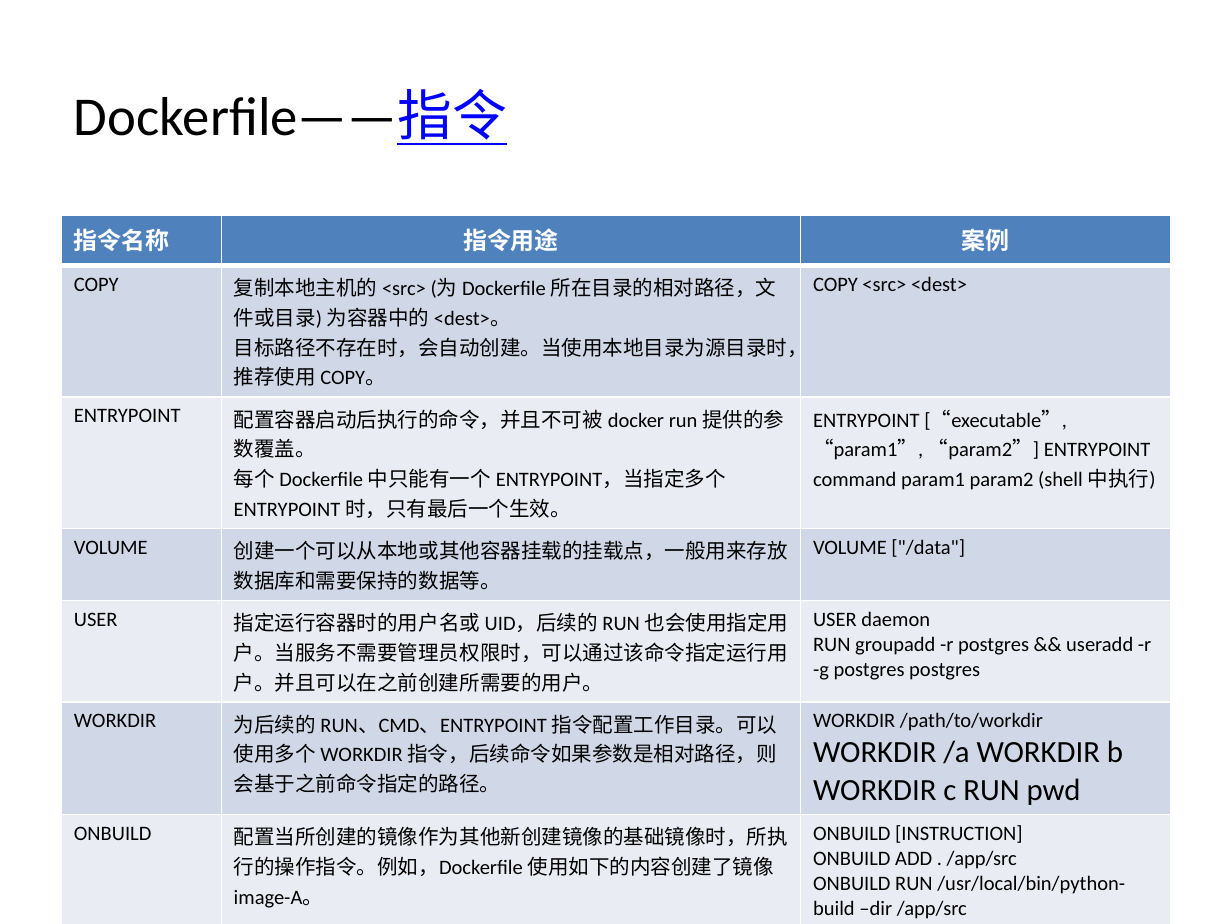
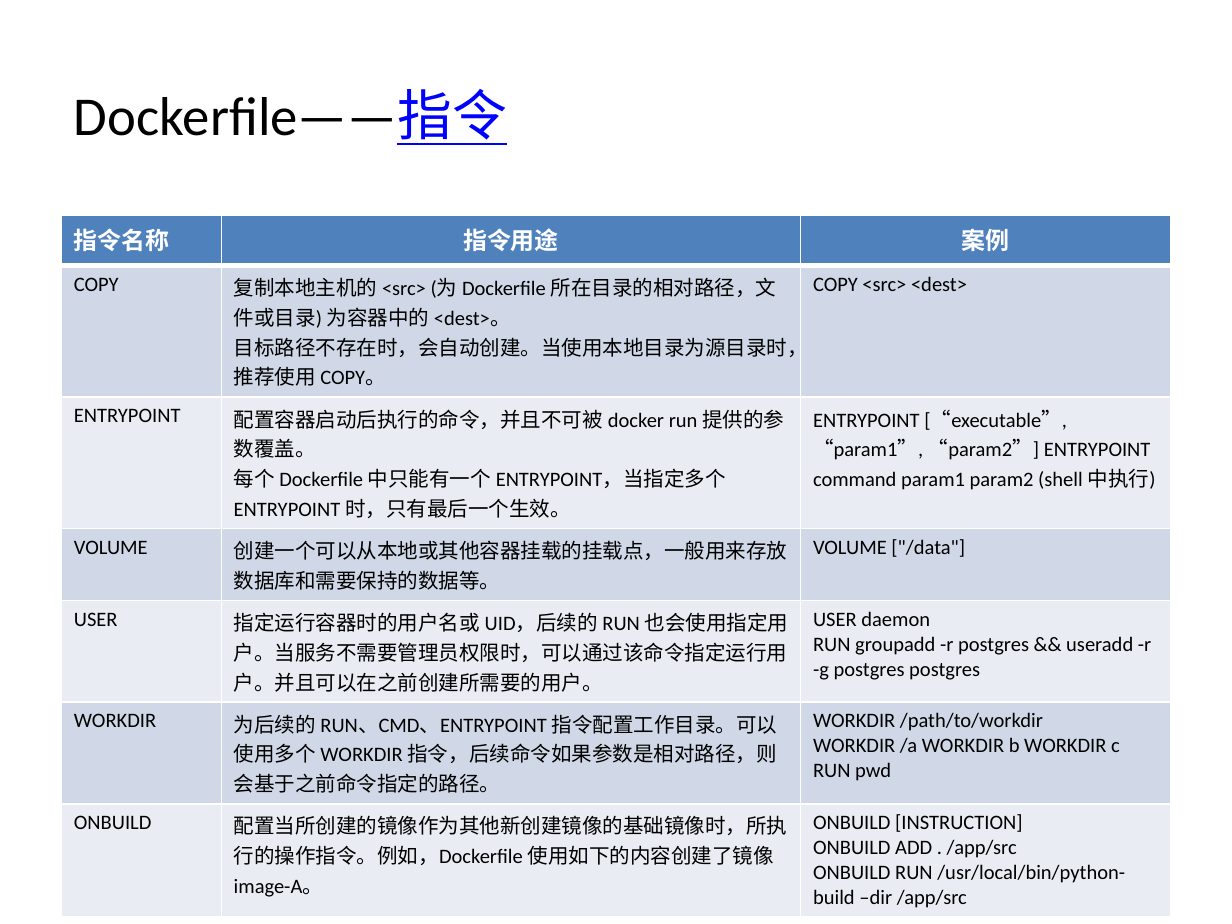
Before and after one commit to Yommmm/DesignPatterns, a slide deck: slide 9 of Docker基础与简单应用.pptx. Drawn at 1232x924 pixels with LibreOffice and Linux fonts; fonts in the diff are those of the drawing. Boxes give left, top, right and bottom in pixels: in the first picture for what was removed or moved away, otherwise in the second. Text is boxed around its words. In the diff, an @@ line names an element or a change of style, - is before the commit and + after.

```diff
--- a/Docker基础与简单应用.pptx
+++ b/Docker基础与简单应用.pptx
@@ table at (62,216,1170,912) @@
@@ size 18 to 12 pt in "WORKDIR /a WORKDIR b WORKDIR c RUN ..." @@
```
Also in this commit, not shown: 4 other slides changed, 1 slide added, 4 slides removed.
